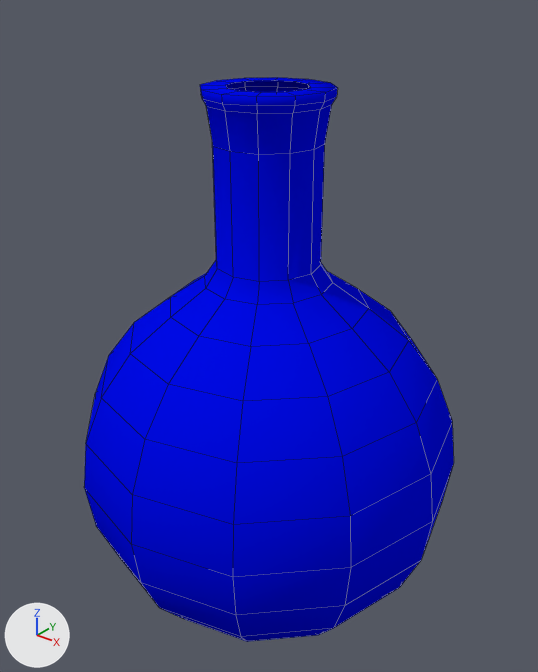
The Blender file artifact/healthbonus.pack/healthbonus.blend: old version first, new version second.
Before and after are seen from a 50 mm camera at (2.15, -2.68, 3.21) aimed at (-0.01, 0.02, 1.53). The lights are fixed; the arrows at lower left show +X, +Y and +Z. Mesh edges are drawn as thin lines.

The scene before the commit, as lines of its bpy script (objects in view):
```python
me_cork = bpy.data.meshes.new('Cork')
me_cork.from_pydata(...)  # 36 vertices, 44 faces; spans x -0.191..0.191, y -0.191..0.191, z 2.604..2.981
me_cork.polygons.foreach_set('use_smooth', [True] * 44)
me_cork.materials.append(None)
me_healthbottle = bpy.data.meshes.new('HealthBottle')
me_healthbottle.from_pydata(...)  # 192 vertices, 190 faces; spans x -1.0..1.0, y -1.0..1.0, z 0.0..2.77
me_healthbottle.polygons.foreach_set('use_smooth', [True] * 190)
me_healthbottle.materials.append(mat_bottle)  # blue #000be7
ob_bottle = bpy.data.objects.new('Bottle', me_healthbottle)
ob_bottle.location = (0.0, 0.0, 0.0)
_m = ob_bottle.modifiers.new('EdgeSplit', 'EDGE_SPLIT')
_m.use_edge_angle = False
ob_cork = bpy.data.objects.new('Cork', me_cork)
ob_cork.location = (0.0, 0.0, 0.0)
_m = ob_cork.modifiers.new('EdgeSplit', 'EDGE_SPLIT')
_m.use_edge_angle = False
ob_cork.hide_set(True)  # its collection is switched off
```
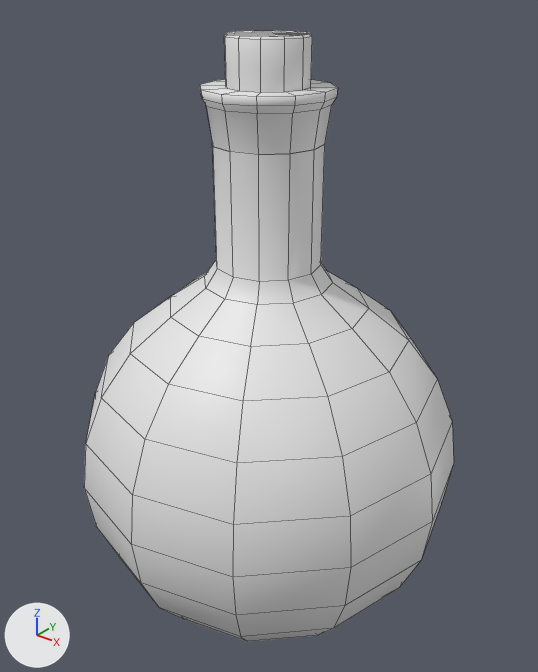
The change, as a list of edits to the scene's bpy script:
```text
Change me_healthbottle:
    used by ob_bottle; location = (0.0, 0.0, 0.0)
    remove me_healthbottle.from_pydata(...)  # 192 vertices, 190 faces; spans x -1.0..1.0, y -1.0..1.0, z 0.0..2.77
    add me_healthbottle.from_pydata(...)  # 204 vertices, 190 faces; spans x -1.0..1.0, y -1.0..1.0, z 0.0..2.77
    me_healthbottle part 1
    12 faces are deleted
    12 new vertices lie (0.0, 0.0, 0.58) away from vertices in x -0.26..0.26, y -0.26..0.26, z 1.94
    12 new faces join them
    me_healthbottle part 2: 178 faces spanning x -1.0..1.0, y -1.0..1.0, z 0.0..2.77 switch from mat_bottle (blue #000be7) to no material
Change ob_bottle:
    remove _m = ob_bottle.modifiers.new('EdgeSplit', 'EDGE_SPLIT')
    remove _m.use_edge_angle = False
Change ob_cork:
    remove _m = ob_cork.modifiers.new('EdgeSplit', 'EDGE_SPLIT')
    remove _m.use_edge_angle = False
    remove ob_cork.hide_set(True)  # its collection is switched off
```

Pixel boxes [x1, y1, x2, y2] of what changed, in the pictures (538 x 672 px; the box of a moved part takes in the faces that stretch with it):
'Bottle', reshaped, modifiers changed
    before: [84, 77, 454, 642]
    after: [84, 80, 454, 642]
'Cork', shown
    after: [224, 30, 312, 92]
part 1 of me_healthbottle, moved or reshaped
    both: [212, 142, 325, 281]
part 2 of me_healthbottle, recoloured (blue to white)
    both: [84, 80, 454, 642]
